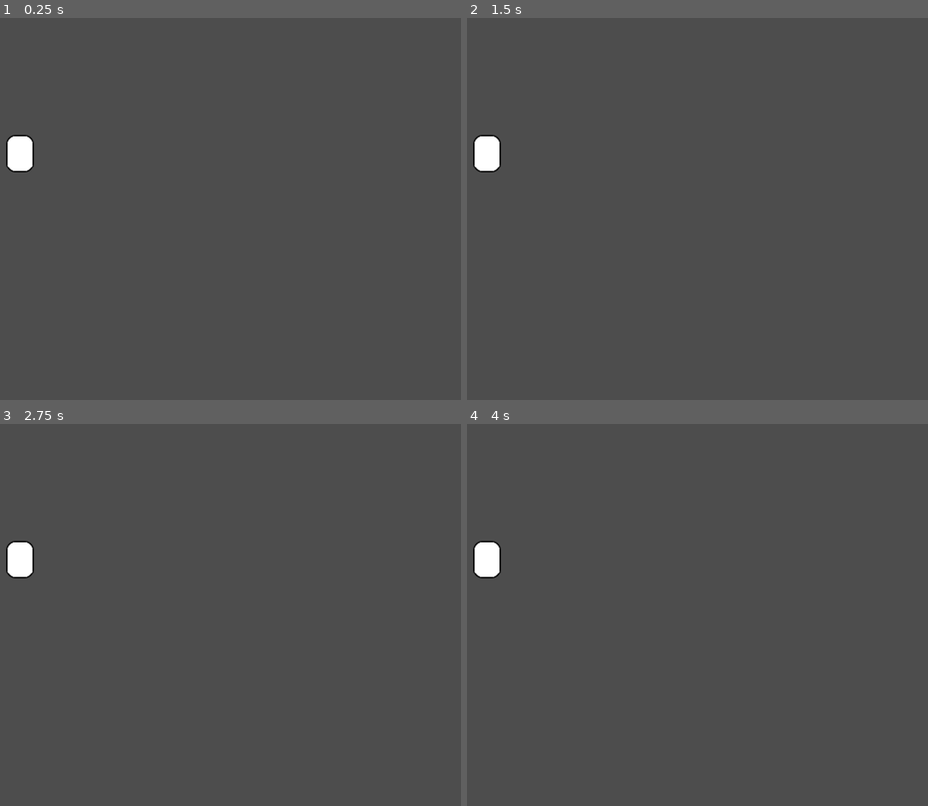
Above: before the commit, frames 1-4 (two rows, left to right).
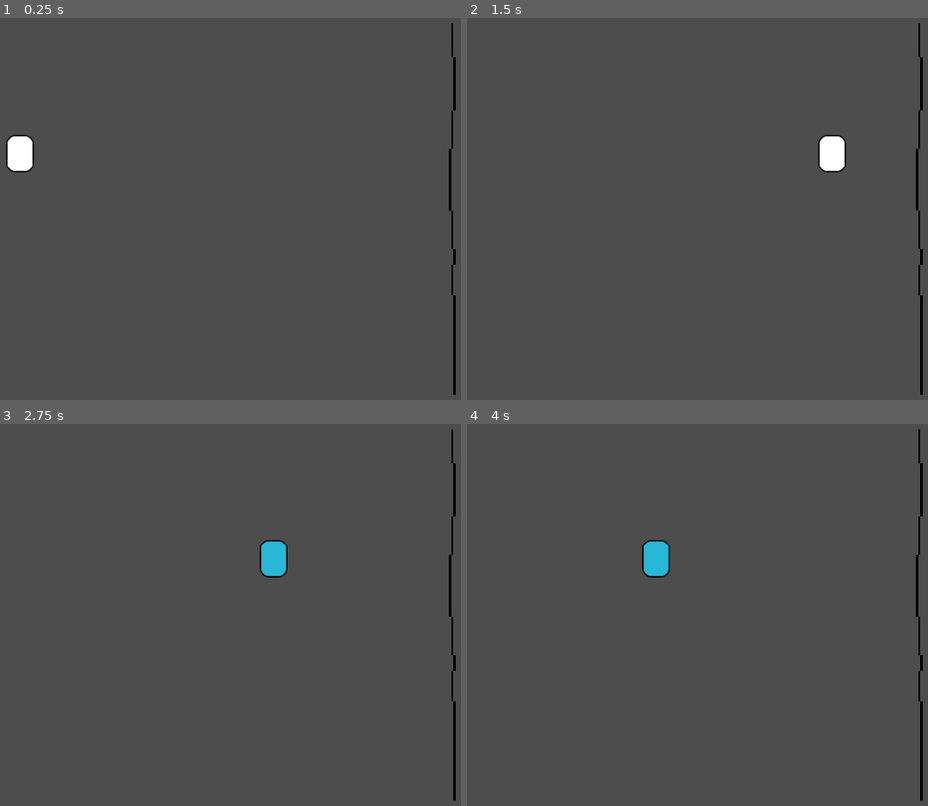
Above: after the commit, the same moments.

Repository: phan-andrew/demo3
Game: Godot game, scene res://Krishna test/cardthrow.tscn
Two runs of this game, one before a commit and one after it. Both use one fixed random seed, a clock stepped at 60 frames per second and the inputs below. This scene is started directly instead of the project's main scene.
Inputs:
- Up to frame 1 (0.25 s): no input
- Up to frame 2 (1.5 s): tap Enter (reset) at 0.5 s; hold Space (move_right) 0.53-1.28 s
- Up to frame 3 (2.75 s): tap Enter (reset) at 2 s; hold Space (move_right) from 2.03 s (still down)
- Up to frame 4 (4 s): tap Enter (reset) at 3.5 s; release Space (move_right) at 3.53 s

The runs differ from the first frame. In frame 1, 0.5% of the frame differs, in the area x 97-99%, y 1-99%; in frame 2, 1.5%; in frame 3, 1.6%, in the area x 1-99%, y 1-99%; in frame 4, 1.6%.

Commit message:
fixed some dependencies

Diff:
--- a/Krishna test/card.tscn
+++ b/Krishna test/card.tscn
@@ -1,7 +1,7 @@
 [gd_scene load_steps=4 format=3 uid="uid://ducg4oqqxsox1"]
 
-[ext_resource type="Script" path="res://CharacterBody2D.gd" id="1_1ndwy"]
-[ext_resource type="Texture2D" uid="uid://eae32ngq3rv8" path="res://pixil-frame-0.png" id="2_7axrr"]
+[ext_resource type="Script" path="res://Krishna test/CharacterBody2D.gd" id="1_1ndwy"]
+[ext_resource type="Texture2D" uid="uid://eae32ngq3rv8" path="res://Krishna test/pixil-frame-0.png" id="2_7axrr"]
 
 [sub_resource type="RectangleShape2D" id="RectangleShape2D_mpsby"]
 size = Vector2(51, 64)
--- a/Krishna test/cardthrow.tscn
+++ b/Krishna test/cardthrow.tscn
@@ -1,7 +1,7 @@
 [gd_scene load_steps=3 format=3 uid="uid://nqbl4t2w55pn"]
 
-[ext_resource type="PackedScene" uid="uid://ducg4oqqxsox1" path="res://card.tscn" id="1_87b8e"]
-[ext_resource type="PackedScene" path="res://wall.tscn" id="2_0l03i"]
+[ext_resource type="PackedScene" uid="uid://ducg4oqqxsox1" path="res://Krishna test/card.tscn" id="1_87b8e"]
+[ext_resource type="PackedScene" uid="uid://wmqqkciu7fpy" path="res://Krishna test/wall.tscn" id="2_0l03i"]
 
 [node name="Node2D3" type="Node2D"]
 
--- a/Krishna test/wall.tscn
+++ b/Krishna test/wall.tscn
@@ -1,7 +1,7 @@
 [gd_scene load_steps=4 format=3 uid="uid://wmqqkciu7fpy"]
 
-[ext_resource type="Texture2D" uid="uid://c3dxg5wxdtl12" path="res://wall.png" id="1_ps4s3"]
-[ext_resource type="Script" path="res://Wall.gd" id="2_ddea1"]
+[ext_resource type="Texture2D" uid="uid://c3dxg5wxdtl12" path="res://Krishna test/wall.png" id="1_ps4s3"]
+[ext_resource type="Script" path="res://Krishna test/Wall.gd" id="2_ddea1"]
 
 [sub_resource type="RectangleShape2D" id="RectangleShape2D_qj6fg"]
 size = Vector2(17, 611)
--- a/card_scenes/card_shadowBackgrounds.tscn
+++ b/card_scenes/card_shadowBackgrounds.tscn
@@ -1,6 +1,6 @@
 [gd_scene load_steps=2 format=3 uid="uid://dif6nj4pejdsw"]
 
-[ext_resource type="Texture2D" path="res://cards/card_background.png" id="1_0lyna"]
+[ext_resource type="Texture2D" uid="uid://dtk0iyl17u8gv" path="res://images/cards images/card_background.png" id="1_0lyna"]
 
 [node name="Node2D" type="Node2D"]
 
--- /dev/null
+++ b/game_scenes/home_screen/Label.gd
@@ -0,0 +1,11 @@
+extends Label
+
+
+# Called when the node enters the scene tree for the first time.
+func _ready():
+	pass # Replace with function body.
+
+
+# Called every frame. 'delta' is the elapsed time since the previous frame.
+func _process(delta):
+	pass
--- a/game_scenes/home_screen/home_screen.tscn
+++ b/game_scenes/home_screen/home_screen.tscn
@@ -1,8 +1,7 @@
-[gd_scene load_steps=6 format=3 uid="uid://byy3lrs3wk87q"]
+[gd_scene load_steps=5 format=3 uid="uid://byy3lrs3wk87q"]
 
 [ext_resource type="Script" path="res://game_scenes/home_screen/home_screen.gd" id="1_0dgku"]
 [ext_resource type="PackedScene" uid="uid://c0bngicr1p4w0" path="res://game_scenes/prompts_screen/starting_prompts.tscn" id="1_xo1g2"]
-[ext_resource type="Script" path="res://Label.gd" id="2_pbnx2"]
 [ext_resource type="Theme" path="res://pixel font/mid_font_theme.tres" id="3_j5dr0"]
 [ext_resource type="PackedScene" uid="uid://dfncvobr4liih" path="res://game_scenes/game_screen/game_screen.tscn" id="5_v2ldq"]
 
@@ -20,6 +19,5 @@
 offset_bottom = 85.0
 theme = ExtResource("3_j5dr0")
 theme_override_font_sizes/font_size = 12
-script = ExtResource("2_pbnx2")
 
 [node name="game_screen" parent="." instance=ExtResource("5_v2ldq")]
Renamed: Krishna test/icon.svg -> icon.svg
Not shown, changed: icon.svg.import
